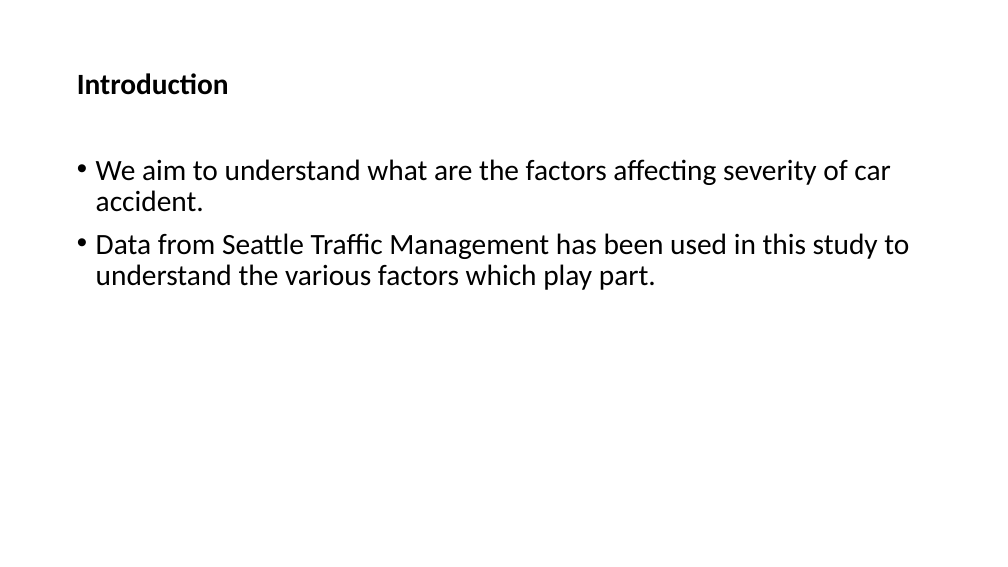
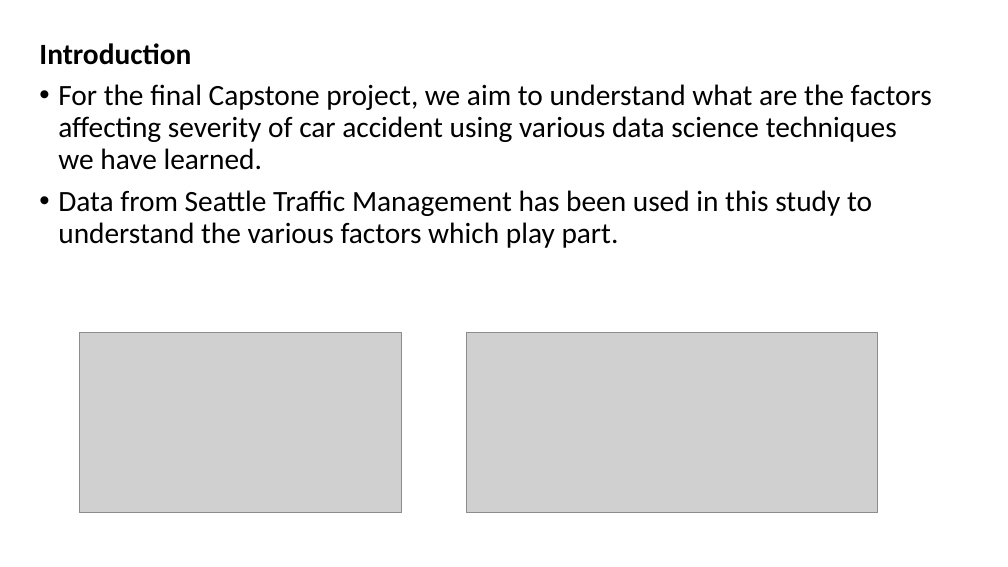
Before and after one commit to Alice-creator2020/Coursera_Capstone-, a slide deck: slide 2 of Capstone project presentation.pptx. Drawn at 1008x567 pixels with LibreOffice and Linux fonts; fonts in the diff are those of the drawing; grey boxes stand for pictures. Boxes give left, top, right and bottom in pixels: in the first picture for what was removed or moved away, otherwise in the second. Text is boxed around its words. In the diff, an @@ line names an element or a change of style, - is before the commit and + after.

```diff
--- a/Capstone project presentation.pptx
+++ b/Capstone project presentation.pptx
@@ title "Introduction": place and size @@
-title "Introduction" at (77, 73, 229, 95)
+title "Introduction" at (39, 43, 191, 65)
@@ text "For the final Capstone project, ...": place and size @@
-text "For the final Capstone project, ..." at (96, 159, 909, 290)
+text "For the final Capstone project, ..." at (58, 84, 932, 248)
@@ text at (58, 84, 932, 170): text changed @@
-• We aim to understand what are the factors affecting severity of car accident.
+• For the final Capstone project, we aim to understand what are the factors affecting severity of car accident using various data science techniques we have learned.
@@ picture added at (79, 333, 402, 513) @@
@@ picture added at (467, 333, 877, 513) @@
```
Also in this commit, not shown: 3 other slides changed, 1 slide added.
